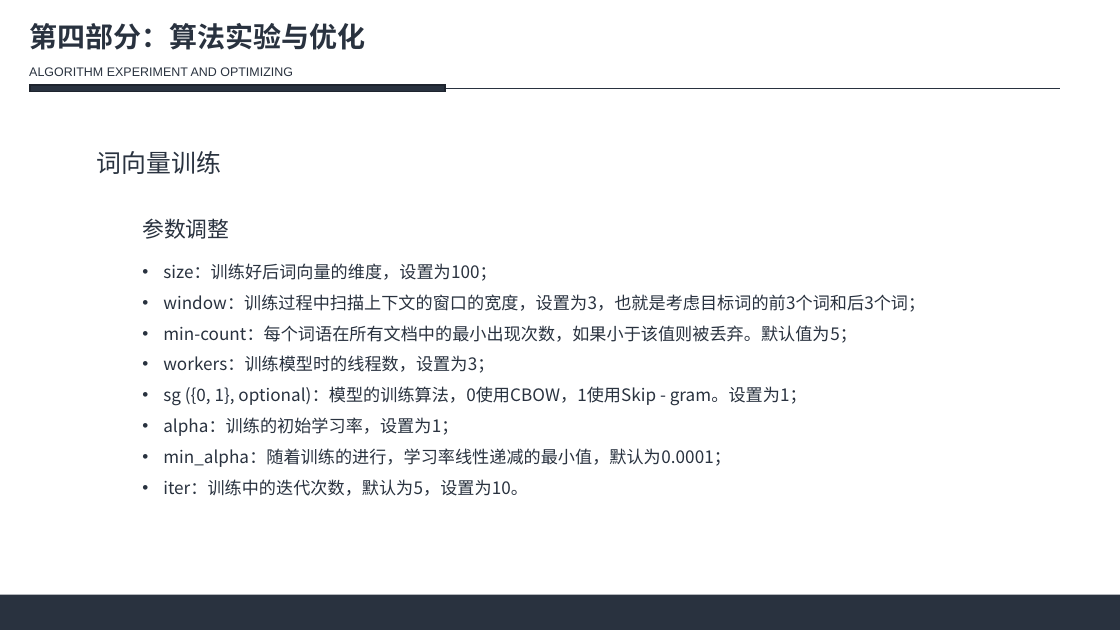
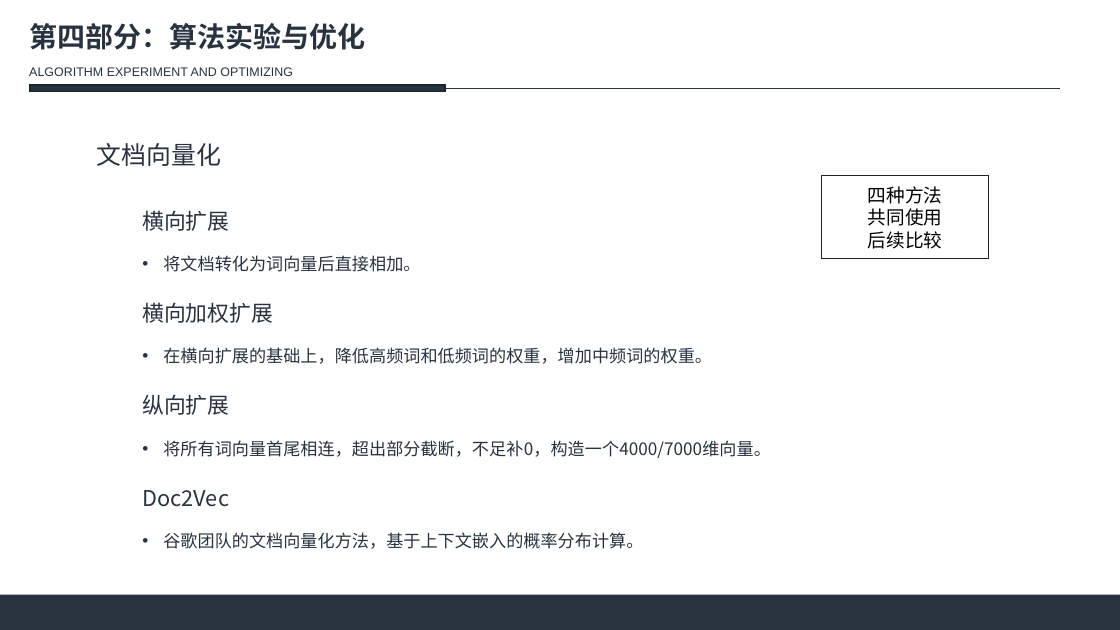
Before and after one commit to JChengGit/PoetryClassification, a slide deck: slide 21 of ppt.pptx (slide 20 before the commit). Drawn at 1120x630 pixels with LibreOffice and Linux fonts; fonts in the diff are those of the drawing; background and template pictures are left out. Boxes give left, top, right and bottom in pixels: in the first picture for what was removed or moved away, otherwise in the second. Text is boxed around its words. In the diff, an @@ line names an element or a change of style, - is before the commit and + after.

```diff
--- a/ppt.pptx
+++ b/ppt.pptx
@@ text at [97, 143, 221, 166]: text changed @@
-词向量训练
+文档向量化
@@ rectangle added at [822, 176, 989, 259], outline #1E252F 0.5 pt, 12 pt, text #000000 @@
+四种方法
+共同使用
+后续比较
@@ text at [142, 210, 771, 549]: text changed @@
-参数调整
-• size：训练好后词向量的维度，设置为100；
-• window：训练过程中扫描上下文的窗口的宽度，设置为3，也就是考虑目标词的前3个词和后3个词；
-• min-count：每个词语在所有文档中的最小出现次数，如果小于该值则被丢弃。默认值为5；
-• workers：训练模型时的线程数，设置为3；
-• sg ({0, 1}, optional)：模型的训练算法，0使用CBOW，1使用Skip - gram。设置为1；
-• alpha：训练的初始学习率，设置为1；
-• min_alpha：随着训练的进行，学习率线性递减的最小值，默认为0.0001；
-• iter：训练中的迭代次数，默认为5，设置为10。
+横向扩展
+• 将文档转化为词向量后直接相加。
+横向加权扩展
+• 在横向扩展的基础上，降低高频词和低频词的权重，增加中频词的权重。
+纵向扩展
+• 将所有词向量首尾相连，超出部分截断，不足补0，构造一个4000/7000维向量。
+Doc2Vec
+• 谷歌团队的文档向量化方法，基于上下文嵌入的概率分布计算。
```
Also in this commit, not shown: 5 other slides changed, 15 slides added, 14 slides removed.
